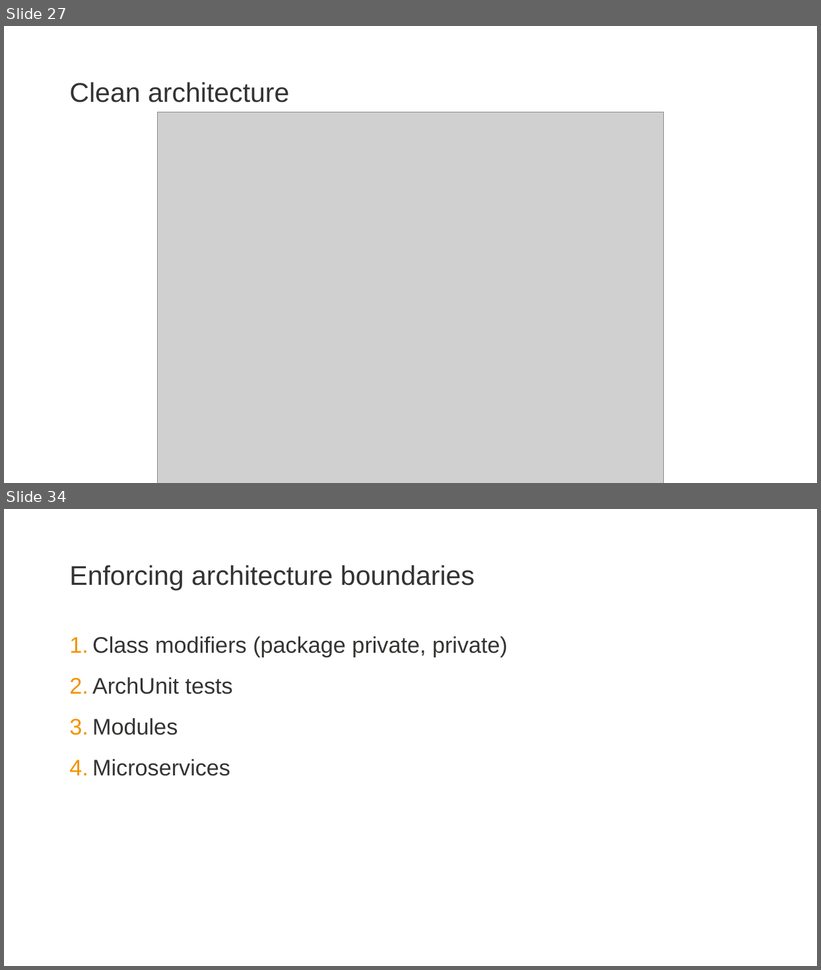
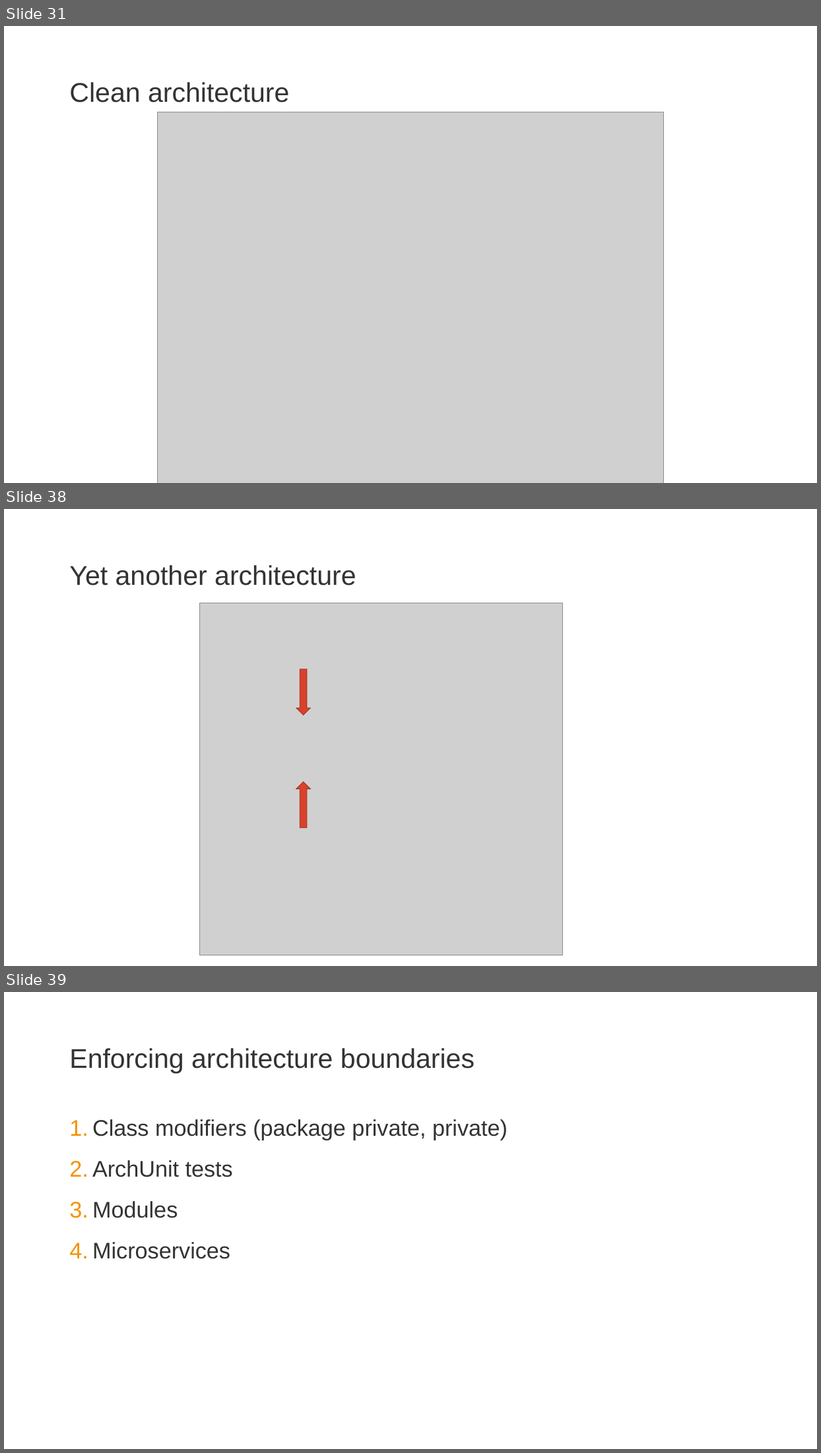
Before and after one commit to zatsepinvl/where-to-put-the-service, a slide deck: Where to put the service.pptm. Shown one above the other, each under a label of ours: slides 27 and 34 before the commit, slides 31, 38 and 39 after it; the slides between them are not shown. The pictures are 821x970 and 821x1453 pixels, drawn with LibreOffice and Linux fonts; fonts in the diff are those of the drawing; grey boxes stand for pictures; background and template pictures are left out. Boxes give left, top, right and bottom in pixels: in the first picture for what was removed or moved away, otherwise in the second. Text is boxed around its words. In the diff, an @@ line names an element or a change of style, - is before the commit and + after.

```diff
--- a/Where to put the service.pptm
+++ b/Where to put the service.pptm
@@ slide 38 added at (x1=4, y1=509, x2=817, y2=966), background #FFFFFF @@
@@ title added at (x1=69, y1=565, x2=356, y2=586), 48 pt, text #333332 @@
+Yet another architecture
@@ picture added at (x1=199, y1=603, x2=562, y2=955) @@
@@ down arrow added at (x1=296, y1=669, x2=310, y2=715), fill #D8422D, outline #A03121 1 pt @@
@@ down arrow added at (x1=296, y1=782, x2=310, y2=828), fill #D8422D, outline #A03121 1 pt @@
@@ what was slide 27 is now slide 31 @@
@@ what was slide 34 is now slide 39 @@
```
Also in this commit, not shown: 11 slides changed, 5 other slides added, 1 slide removed, 12 other files.
